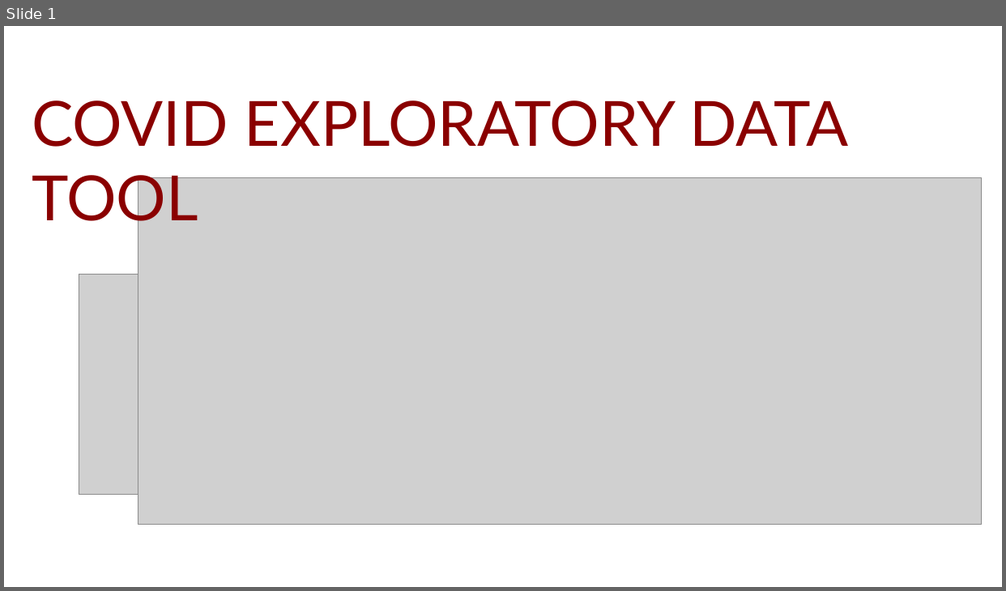
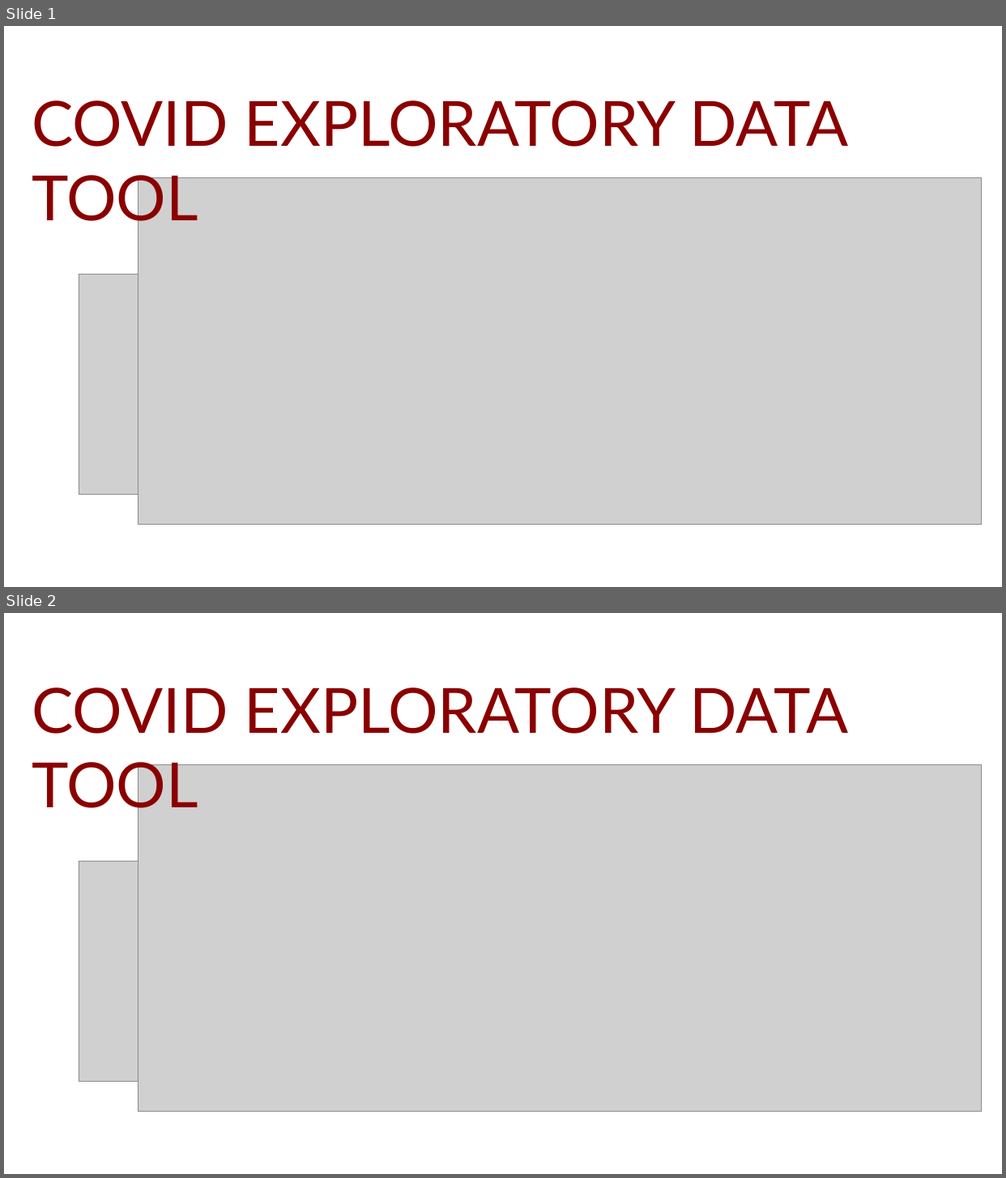
Before and after one commit to EnriqueSPR/covid_EDA_project, a slide deck: logo_COVID_APP.pptx. Shown one above the other, each under a label of ours: slide 1 before the commit, slides 1 and 2 after it. The pictures are 1006x591 and 1006x1178 pixels, drawn with LibreOffice and Linux fonts; fonts in the diff are those of the drawing; grey boxes stand for pictures. Boxes give left, top, right and bottom in pixels: in the first picture for what was removed or moved away, otherwise in the second. Text is boxed around its words. In the diff, an @@ line names an element or a change of style, - is before the commit and + after.

```diff
--- a/logo_COVID_APP.pptx
+++ b/logo_COVID_APP.pptx
@@ slide 2 added at [4,613,1002,1174], background #FFFFFF @@
@@ text added at [32,688,848,819], 60 pt, text #8A0000 @@
+COVID EXPLORATORY DATA TOOL
@@ picture added at [138,765,982,1112] @@
@@ picture added at [79,862,310,1082] @@
```
Also in this commit, not shown: 1 other file.
